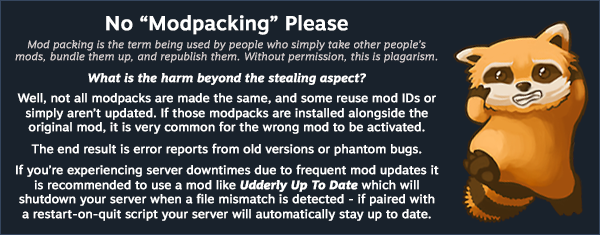
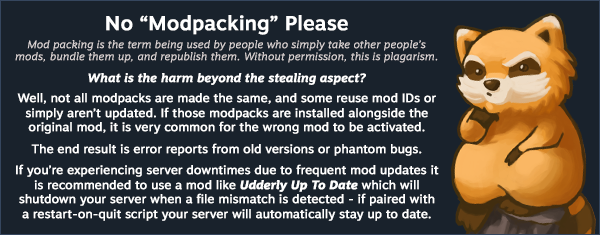
Two versions of the same layered image (600x235). Layer-by-layer changes:
added layer "Spiffo" in group "noModPacks" over [450, 13, 596, 234]
hid "Layer 4" over [453, 19, 590, 224]
